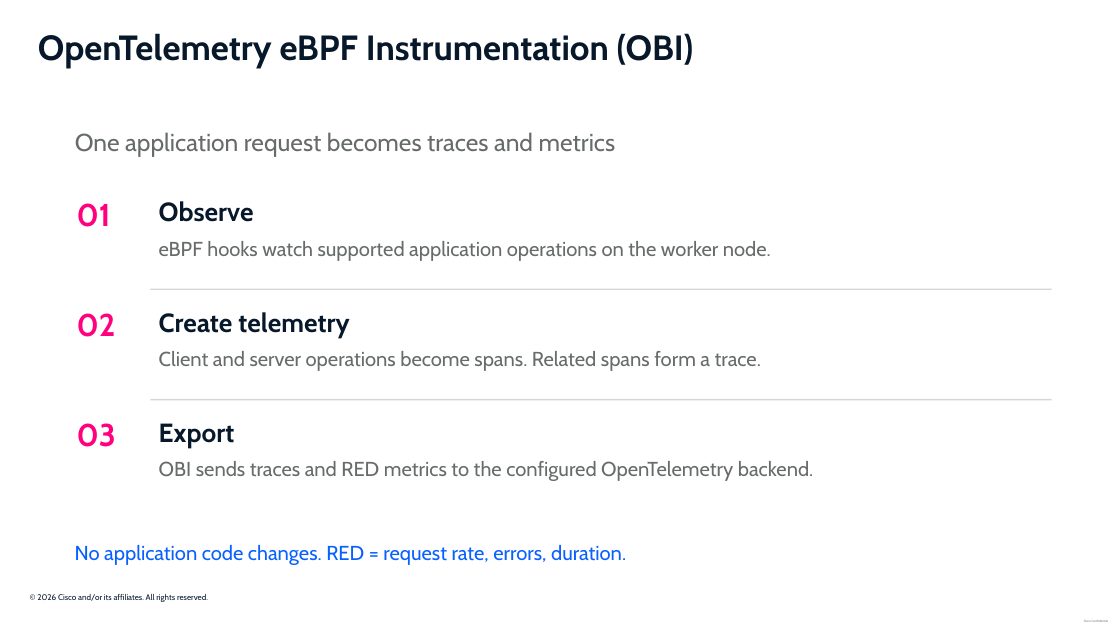
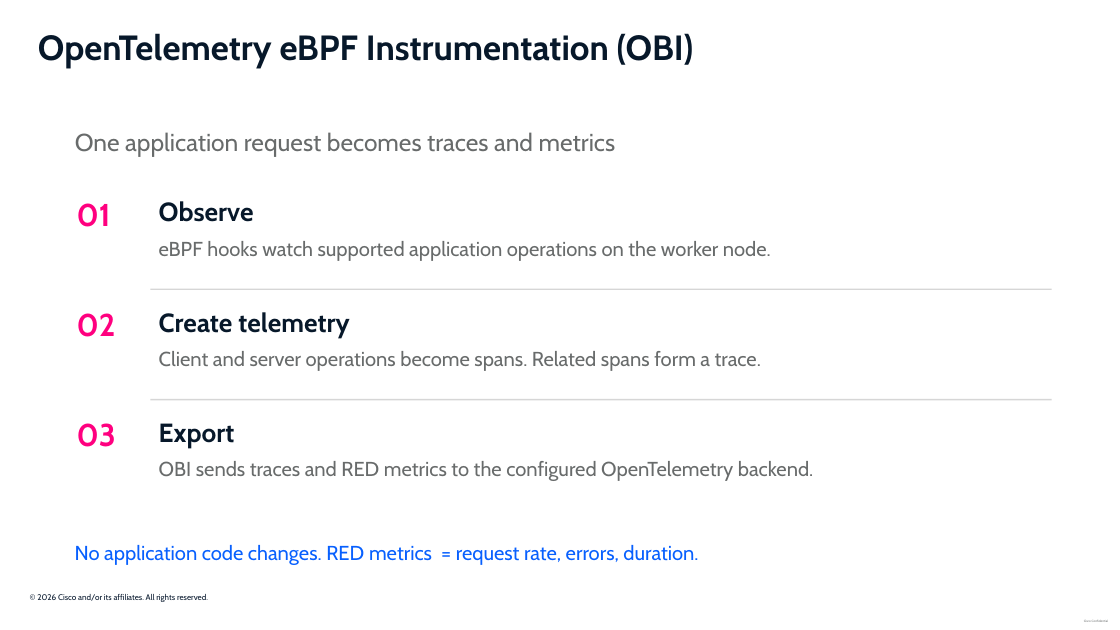
Before and after one commit to ajimenez1503/cilium-obi-demo, a slide deck: slide 3 of slides/cilium-obi-session-deck-latest.pptx. Drawn at 1120x630 pixels with LibreOffice and Linux fonts; fonts in the diff are those of the drawing; background and template pictures are left out. Boxes give left, top, right and bottom in pixels: in the first picture for what was removed or moved away, otherwise in the second. Text is boxed around its words. In the diff, an @@ line names an element or a change of style, - is before the commit and + after.

```diff
--- a/slides/cilium-obi-session-deck-latest.pptx
+++ b/slides/cilium-obi-session-deck-latest.pptx
@@ text at (75, 545, 698, 565): text changed @@
-No application code changes. RED = request rate, errors, duration.
+No application code changes. RED metrics = request rate, errors, duration.
```
Also in this commit, not shown: 6 other slides changed, 2 slides added, 2 slides removed.
